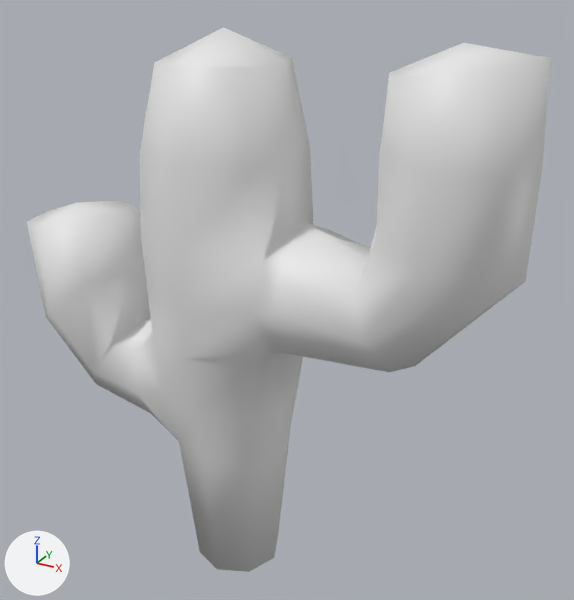
Two versions of the FBX model ExperienciaXR/Assets/Mesh/Greybox__cactuses.fbx, one commit apart.
Rendered twice from a 50 mm camera at (1.55, -2.38, 2.44) aimed at (0.18, 0.11, 1.19). The lights are fixed; the arrows at lower left show +X, +Y and +Z. The picture after the commit comes second. Where no turn or scale is listed for an object, it has been applied to the vertices.

Names of what the first picture shows: 'Cactus'.
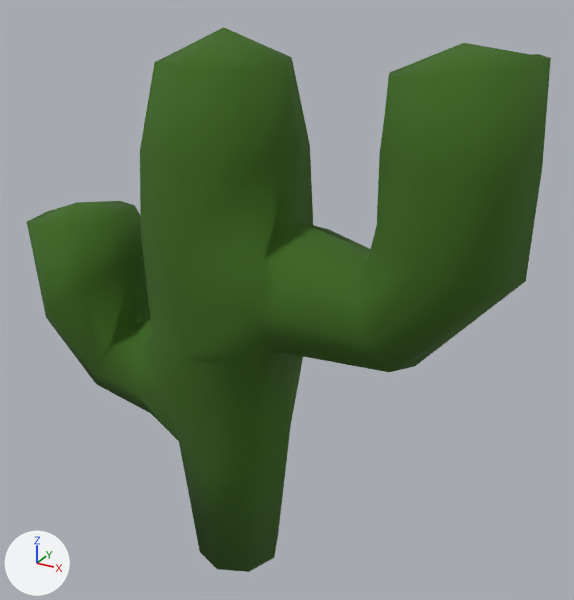
Boxes [x1, y1, x2, y2] around the edits, measured in the pictures (574 x 600 px):
'Cactus', surface changed (white to green)
    both: [27, 27, 551, 572]

What changed in the scene script:
```text
Add img_paleta_copia_jpg:
    img_paleta_copia_jpg = load_image('Paleta copia.jpg', '../Textures/Paleta copia.jpg', 1024, 1024, 'sRGB')
Change mat_mainmaterial:
    remove mat_mainmaterial.base_color = (0.8, 0.8, 0.8)  # white #e7e7e7
    add mat_mainmaterial.texture = img_paleta_copia_jpg
    mat_mainmaterial.roughness: 0.5 -> 1.0
Change me_cylinder_007:
    where me_cylinder_007.from_pydata(...)  # 137 vertices, 133 faces; spans x -0.96..1.1, y -0.33..0.33, z 0.0..2.2
    used by ob_cactus; location = (0.0, 0.0, 0.0)
    me_cylinder_007 part 1: texture (UV) coordinates of 133 of 133 faces, centred in x -0.88..1.06, y -0.28..0.28, z 0.0..2.16, changed; they spanned u 0.0..1.0, v 0.01..1.0 and now span u 0.87..0.87, v 0.44..0.44
```
